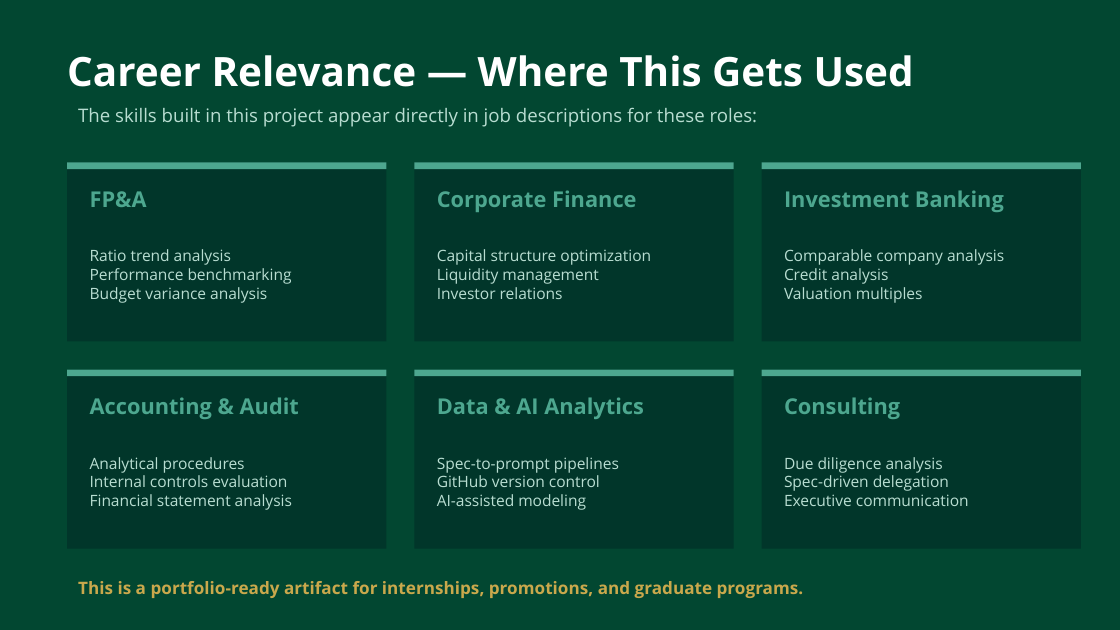
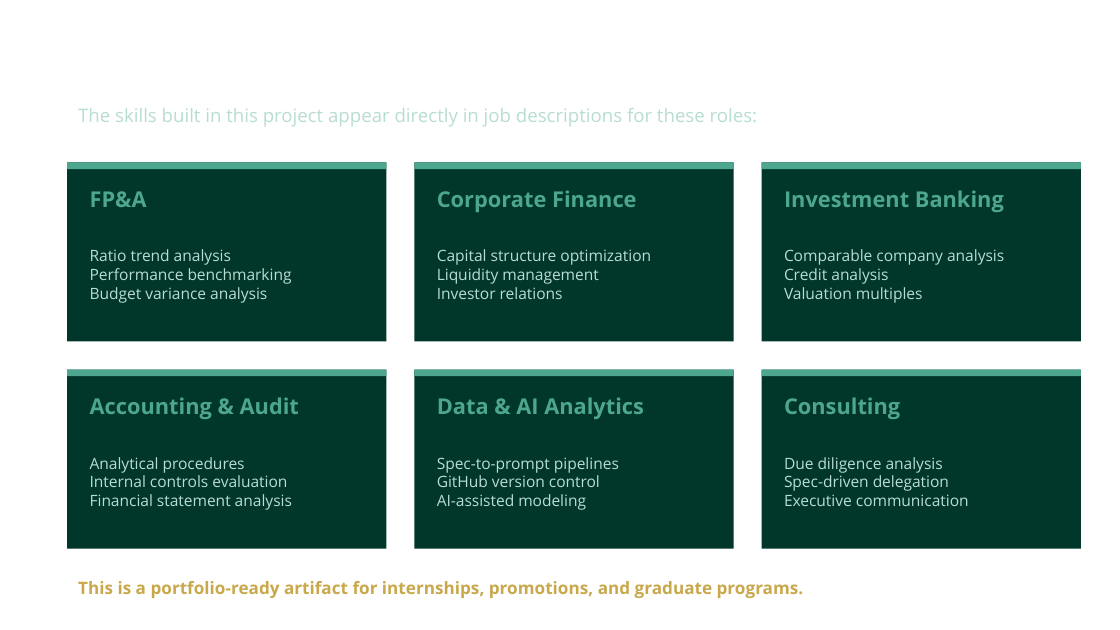
Before and after one commit to adamwstauffer/shidler, a slide deck: slide 5 of courses/BUS-629-VEMBA-International-Corporate-Finance/BUS629_AI_Ratios_Project.pptx (slide 12 before the commit). Drawn at 1120x630 pixels with LibreOffice and Linux fonts; fonts in the diff are those of the drawing. Boxes give left, top, right and bottom in pixels: in the first picture for what was removed or moved away, otherwise in the second. Text is boxed around its words. In the diff, an @@ line names an element or a change of style, - is before the commit and + after.

```diff
--- a/courses/BUS-629-VEMBA-International-Corporate-Finance/BUS629_AI_Ratios_Project.pptx
+++ b/courses/BUS-629-VEMBA-International-Corporate-Finance/BUS629_AI_Ratios_Project.pptx
@@ background #024731 to #FFFFFF @@
@@ text removed at (x1=67, y1=55, x2=914, y2=87) @@
-Career Relevance — Where This Gets Used
```
Also in this commit, not shown: 1 other slide changed, 7 slides added, 1 other file.
